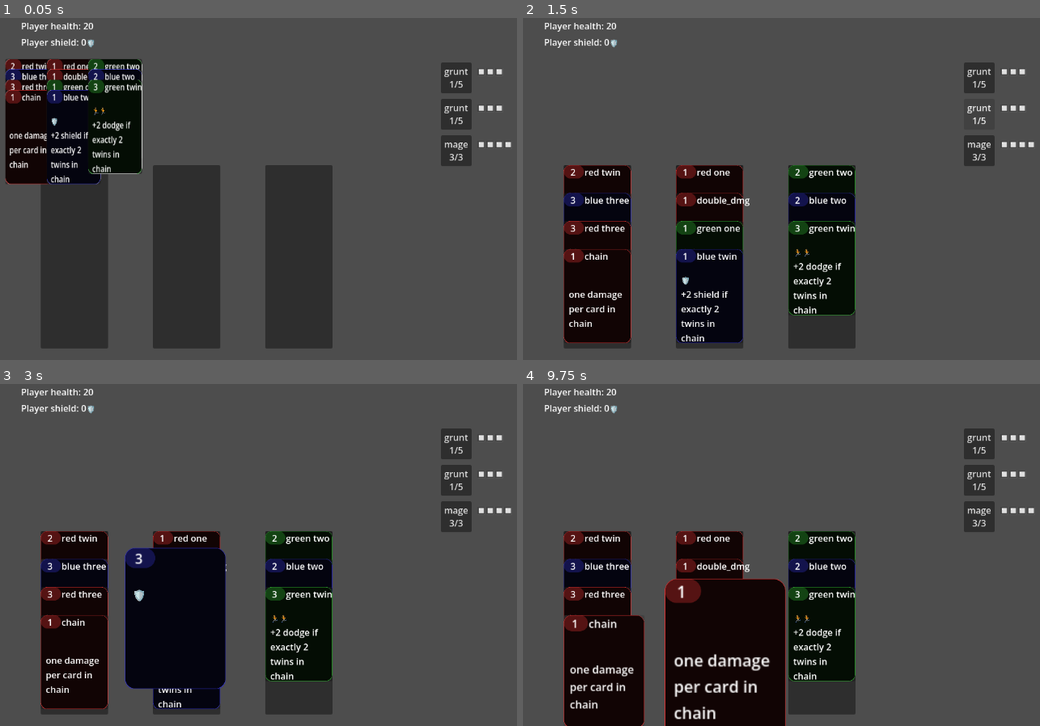
Above: before the commit, frames 1-4 (two rows, left to right).
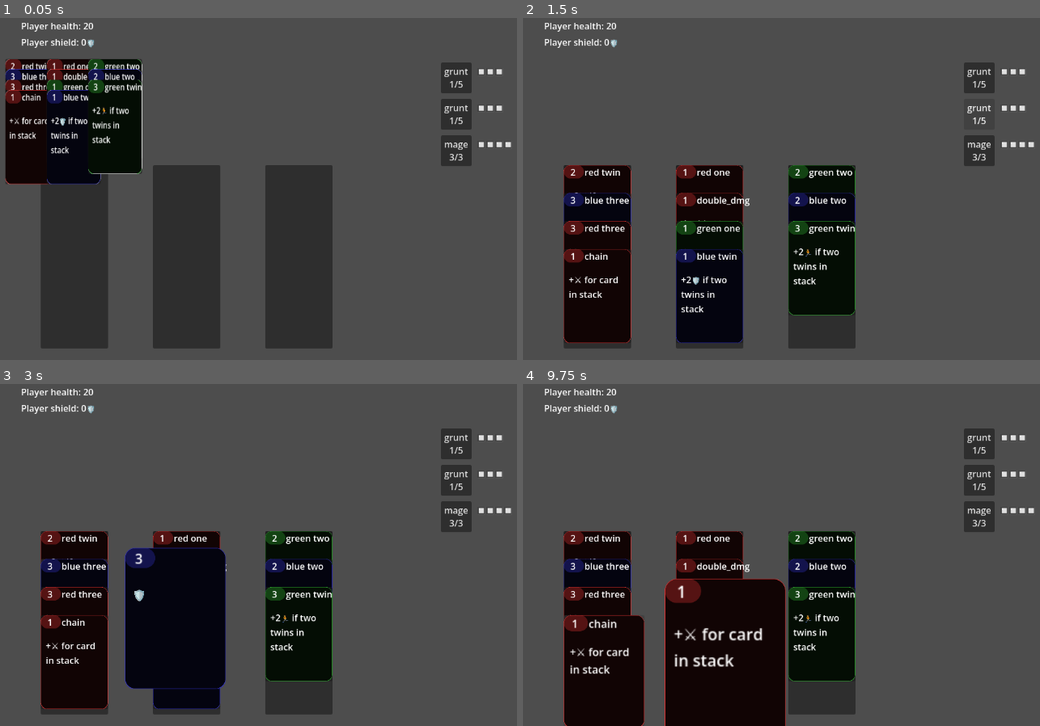
Above: after the commit, the same moments.

Repository: tgbrooks/cocards
Game: Godot game, scene res://main.tscn
The game is run twice, just before and just after one commit, with the same random seed, the same clock (stepped at 60 frames per second) and the same inputs.
Inputs (mouse positions are in pixels of both pictures, inside the frame that each line leads up to):
- Up to frame 1 (0.05 s): no input
- Up to frame 2 (1.5 s): click "grunt 1/5" at 0.5 s; click "grunt 1/5" at 1.25 s
- Up to frame 3 (3 s): click "mage 3/3" at 2 s; click (72, 578) at 2.77 s
- Up to frame 4 (9.75 s): click "grunt 1/5" at 3.5 s; click "grunt 1/5" at 4.25 s; click "mage 3/3" at 5 s; click (595, 578) at 5.77 s; click "grunt 1/5" at 6.5 s; click "grunt 1/5" at 7.25 s; click "mage 3/3" at 8 s; click (595, 578) at 8.77 s; click (595, 623) at 9.52 s

The runs differ from the first frame. In frame 1, 1.1% of the frame differs, in the area x 1-26%, y 26-49%; in frame 2, 1.2%; in frame 3, 0.9%; in frame 4, 2.2%, in the area x 9-62%, y 51-99%.

Commit message:
Switch to card upgrade system

Diff:
--- a/card.gd
+++ b/card.gd
@@ -4,20 +4,10 @@
 @export var number: int = 0
 @export var suit: Enums.Suit = Enums.Suit.RED
 @export var visible_face: Enums.CardFace = Enums.CardFace.BACK
-@export var damage: int = 0
-@export var dodge: int = 0
-@export var shield: int = 0
-@export var description: String = ''
-@export var card_labels: Array[String] = []
-var first_pass = func(result: StackResults, _enemy: Enemy, _main: Main, _cards: Array[Card]) -> StackResults:
-	result.damage += damage
-	result.shield += shield
-	result.dodge += dodge
-	return result
-var second_pass = func(result: StackResults, _enemy: Enemy, _main: Main, _cards: Array[Card]) -> StackResults:
-	return result
+
+@export var upgrades: Array = []
+
 signal card_flipped(to_front: bool)
-#signal played(enemy: Enemy, card_stack: Array[Card])
 @onready var card_face: Node2D = $CardFace
 @onready var button: Button = $Button
 @onready var number_label: Label = $CardFace/NumberLabel
@@ -29,13 +19,13 @@
 
 # Called when the node enters the scene tree for the first time.
 func _ready() -> void:
-	var damage_icons = '⚔️'.repeat(damage)
-	var shield_icons = '🛡️'.repeat(shield)
-	var dodge_icons = '🏃'.repeat(dodge)
 	number_label.text = "%s" % number
 	name_label.text = card_name
 	card_sprite.modulate = Util.suit_to_color(suit)
-	description_label.text = '%s%s%s\n%s' % [damage_icons, shield_icons, dodge_icons, description]
+	var descriptions = []
+	for upgrade in upgrades:
+		descriptions.append(upgrade.description)
+	description_label.text = ' '.join(descriptions)
 	button.pressed.connect(_on_pressed)
 
 	button.mouse_entered.connect(_on_hover)
@@ -54,6 +44,14 @@
 	var size = card_sprite.get_rect().size.y * card_sprite.scale.y * preview.scale.y
 	var preview_offset = -20
 	preview.position.y = min(preview_offset, wsize.y - size - global_loc)
+
+var card_labels:
+	get():
+		var labels = []
+		for upgrade in upgrades:
+			for label in upgrade.labels:
+				labels.append(label)
+		return labels
 
 func _on_pressed() -> void:
 	var parent = get_parent()
@@ -96,11 +94,13 @@
 
 	for i in range(cards.size()-1,-1,-1):
 		var card = cards[i]
-		card.first_pass.call(result, enemy, main, cards)
+		for upgrade in card.upgrades:
+			upgrade.first_pass.call(result, enemy, main, cards)
 
 	for i in range(cards.size()-1,-1,-1):
 		var card = cards[i]
-		card.second_pass.call(result, enemy, main, cards)
+		for upgrade in card.upgrades:
+			upgrade.second_pass.call(result, enemy, main, cards)
 	return result
 
 func _on_hover():
--- a/card_library.gd
+++ b/card_library.gd
@@ -1,113 +1,65 @@
 class_name CardLibrary extends Node
 var card_scene = preload("res://card.tscn")
-
-# Called when the node enters the scene tree for the first time.
-func _ready() -> void:
-	pass # Replace with function body.
-
-
-# Called every frame. 'delta' is the elapsed time since the previous frame.
-func _process(_delta: float) -> void:
-	pass
-
-func has_twins(cs: Array[Card]) -> bool:
-	var twins = 0
-	for card in cs:
-		if card.card_labels.find('twin') >= 0:
-			twins += 1
-	return twins == 2
 
 func make_card_by_name(card_name: String, main: Main) -> Card:
 	var card = card_scene.instantiate()
 	card.card_name = card_name
 	if card_name == 'green one':
 		card.number = 1
-		card.damage = 0
 		card.suit = Enums.Suit.GREEN
-		card.dodge = 2
+		card.upgrades = [CardUpgradeLibrary.make_card_upgrade('dodge'), CardUpgradeLibrary.make_card_upgrade('dodge')]
 	elif card_name == 'green two':
 		card.number = 2
-		card.damage = 0
 		card.suit = Enums.Suit.GREEN
-		card.dodge = 2
+		card.upgrades = [CardUpgradeLibrary.make_card_upgrade('dodge'), CardUpgradeLibrary.make_card_upgrade('dodge')]
 	elif card_name == 'green three':
 		card.number = 3
-		card.damage = 0
 		card.suit = Enums.Suit.GREEN
-		card.dodge = 2
+		card.upgrades = [CardUpgradeLibrary.make_card_upgrade('dodge'), CardUpgradeLibrary.make_card_upgrade('dodge')]
 	elif card_name == 'blue one':
 		card.number = 1
-		card.damage = 0
 		card.suit = Enums.Suit.BLUE
-		card.shield = 1
+		card.upgrades = [CardUpgradeLibrary.make_card_upgrade('shield')]
 	elif card_name == 'blue two':
 		card.number = 2
-		card.damage = 0
 		card.suit = Enums.Suit.BLUE
-		card.shield = 1
+		card.upgrades = [CardUpgradeLibrary.make_card_upgrade('shield')]
 	elif card_name == 'blue three':
 		card.number = 3
-		card.damage = 0
 		card.suit = Enums.Suit.BLUE
-		card.shield = 1
+		card.upgrades = [CardUpgradeLibrary.make_card_upgrade('shield')]
 	elif card_name == 'red one':
 		card.number = 1
-		card.damage = 1
 		card.suit = Enums.Suit.RED
+		card.upgrades = [CardUpgradeLibrary.make_card_upgrade('damage')]
 	elif card_name == 'red two':
 		card.number = 2
-		card.damage = 1
 		card.suit = Enums.Suit.RED
+		card.upgrades = [CardUpgradeLibrary.make_card_upgrade('damage')]
 	elif card_name == 'red three':
 		card.number = 3
-		card.damage = 1
 		card.suit = Enums.Suit.RED
+		card.upgrades = [CardUpgradeLibrary.make_card_upgrade('damage')]
 	elif card_name == 'chain':
 		card.number = 1
-		card.damage = 0
-		card.description = "one damage per card in chain"
 		card.suit = Enums.Suit.RED
-		card.first_pass = func (result, enemy, main, cards):
-			result.damage += cards.size()
+		card.upgrades = [CardUpgradeLibrary.make_card_upgrade("chain_damage")]
 	elif card_name == 'red twin':
 		card.number = 2
-		card.damage = 1
-		card.description = "+2 damage if exactly 2 twins in chain"
 		card.suit = Enums.Suit.RED
-		card.card_labels.append('twin')
-		card.first_pass = func (result, enemy, main, cards):
-			result.damage += card.damage
-			if has_twins(cards):
-				result.damage += 2
+		card.upgrades = [CardUpgradeLibrary.make_card_upgrade("twin_damage")]
 	elif card_name == 'green twin':
 		card.number = 3
-		card.dodge = 2
-		card.damage = 0
-		card.description = "+2 dodge if exactly 2 twins in chain"
 		card.suit = Enums.Suit.GREEN
-		card.card_labels.append('twin')
-		card.first_pass = func (result, enemy, main, cards):
-			result.dodge += card.dodge
-			if has_twins(cards):
-				result.dodge += 2
+		card.upgrades = [CardUpgradeLibrary.make_card_upgrade("twin_dodge")]
 	elif card_name == 'blue twin':
 		card.number = 1
-		card.shield = 1
-		card.damage = 0
-		card.description = "+2 shield if exactly 2 twins in chain"
 		card.suit = Enums.Suit.BLUE
-		card.card_labels.append('twin')
-		card.first_pass = func (result, enemy, main, cards):
-			result.shield += card.shield
-			if has_twins(cards):
-				result.shield += 2
+		card.upgrades = [CardUpgradeLibrary.make_card_upgrade('twin_shield')]
 	elif card_name == 'double_dmg':
 		card.number = 1
-		card.damage = 0
-		card.description = "double damage of chain"
 		card.suit = Enums.Suit.RED
-		card.second_pass = func(result, enemy, main, cards):
-			result.damage *= 2
+		card.upgrades = [CardUpgradeLibrary.make_card_upgrade('double_damage')]
 	else:
 		print("Unrecognized card name", card_name)
 		return null
--- /dev/null
+++ b/card_upgrade.gd
@@ -0,0 +1,17 @@
+class_name CardUpgrade extends Node
+
+@export var upgrade_name: String = "upgrade"
+@export var damage: int = 0
+@export var dodge: int = 0
+@export var shield: int = 0
+@export var description: String = "MISSING"
+@export var labels: Array[String] = []
+
+var first_pass = func(result: StackResults, _enemy: Enemy, _main: Main, _cards: Array[Card]) -> StackResults:
+	result.damage += damage
+	result.shield += shield
+	result.dodge += dodge
+	return result
+
+var second_pass = func(result: StackResults, _enemy: Enemy, _main: Main, _cards: Array[Card]) -> StackResults:
+	return result
--- /dev/null
+++ b/card_upgrade_library.gd
@@ -0,0 +1,49 @@
+class_name CardUpgradeLibrary extends Node
+
+static func has_twins(cs: Array[Card]) -> bool:
+	var twins = 0
+	for card in cs:
+		if card.card_labels.find('twin') >= 0:
+			twins += 1
+	return twins == 2
+
+static func make_card_upgrade(name: String) -> CardUpgrade:
+	var upgrade: CardUpgrade = CardUpgrade.new()
+	if name == "damage":
+		upgrade.description = "⚔️"
+		upgrade.damage = 1
+	elif name == "shield":
+		upgrade.description = "🛡️"
+		upgrade.shield = 1
+	elif name == "dodge":
+		upgrade.description = "🏃"
+		upgrade.dodge = 1
+	elif name == "double_damage":
+		upgrade.description = "double ⚔️"
+		upgrade.second_pass = func(result, enemy, main, cards):
+			result.damage *= 2
+	elif name == "chain_damage":
+		upgrade.description = "+⚔️ for card in stack"
+		upgrade.first_pass = func(result, enemy, main, cards):
+			result.damage += cards.size()
+	elif name == "twin_damage":
+		upgrade.description = "+2⚔️ if two twins in stack"
+		upgrade.labels = ["twin"]
+		upgrade.first_pass = func(result, enemy, main, cards):
+			if has_twins(cards):
+				result.damage += 2
+	elif name == "twin_shield":
+		upgrade.description = "+2🛡️ if two twins in stack"
+		upgrade.labels = ["twin"]
+		upgrade.first_pass = func(result, enemy, main, cards):
+			if has_twins(cards):
+				result.shield += 2
+	elif name == "twin_dodge":
+		upgrade.description = "+2🏃 if two twins in stack"
+		upgrade.labels = ["twin"]
+		upgrade.first_pass = func(result, enemy, main, cards):
+			if has_twins(cards):
+				result.dodge += 2
+	else:
+		print("Unknown card upgrade ", name)
+	return upgrade
Not shown, added: card_upgrade.gd.uid
Not shown, added: card_upgrade_library.gd.uid
